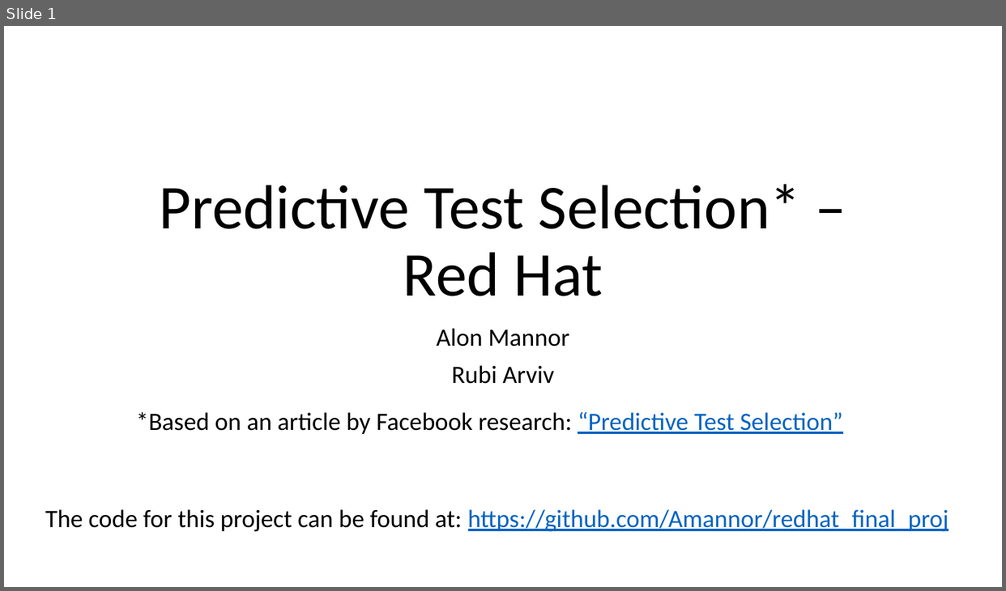
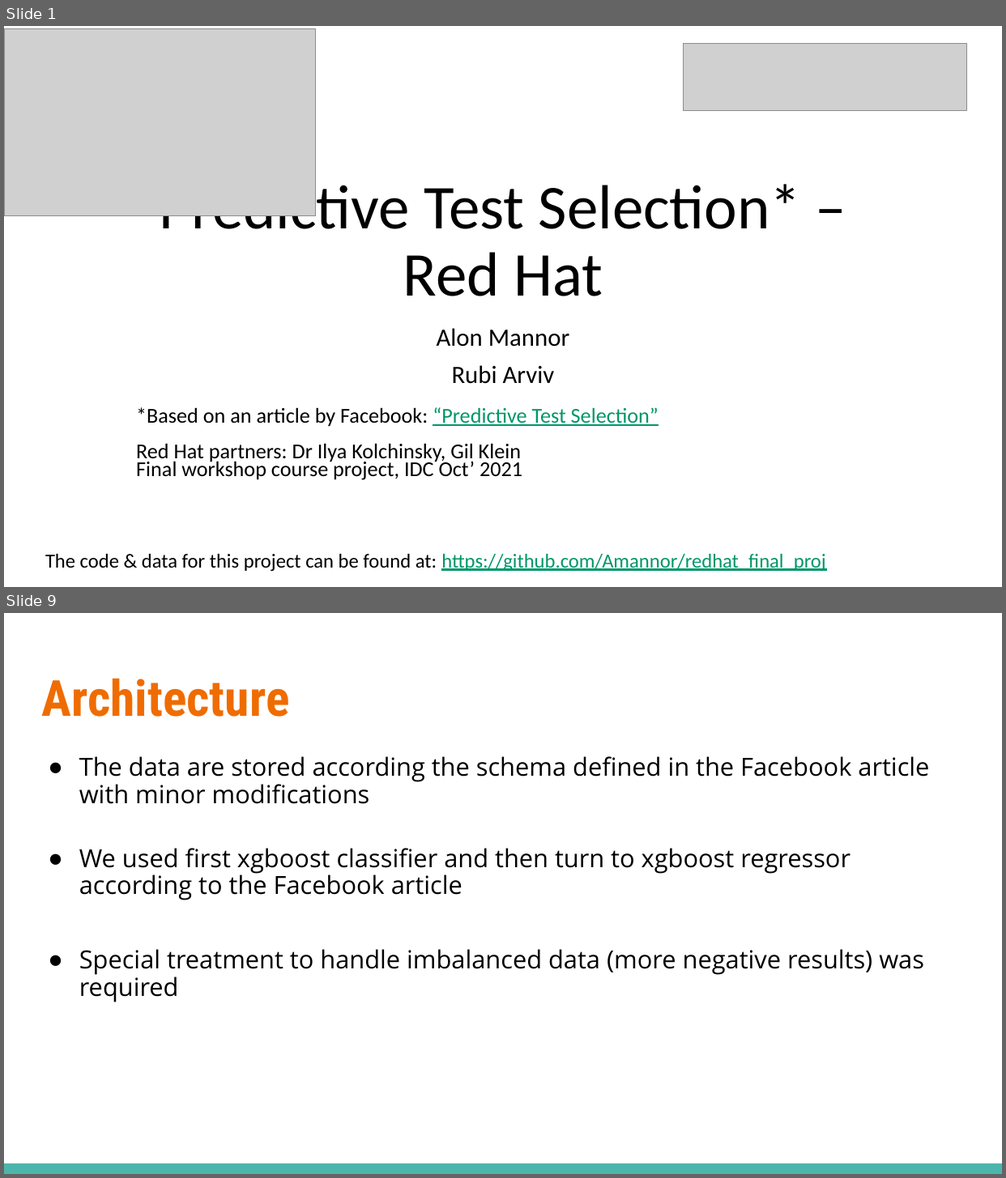
Before and after one commit to Amannor/redhat_final_proj, a slide deck: presentation/Demo_day_redhat_alon_rubi.pptx. Shown one above the other, each under a label of ours: slide 1 before the commit, slides 1 and 9 after it; the slides between them are not shown. The pictures are 1006x591 and 1006x1178 pixels, drawn with LibreOffice and Linux fonts; fonts in the diff are those of the drawing; grey boxes stand for pictures. Boxes give left, top, right and bottom in pixels: in the first picture for what was removed or moved away, otherwise in the second. Text is boxed around its words. In the diff, an @@ line names an element or a change of style, - is before the commit and + after.

```diff
--- a/presentation/Demo_day_redhat_alon_rubi.pptx
+++ b/presentation/Demo_day_redhat_alon_rubi.pptx
@@ slide 9 added at (4, 613, 1002, 1174), background #FFFFFF @@
@@ title added at (42, 678, 290, 717), 48 pt, text #EF6C00, bold @@
+Architecture
@@ text added at (79, 756, 929, 1003), 24 pt, text #000000 @@
+● The data are stored according the schema defined in the Facebook article with minor modifications
+● We used first xgboost classifier and then turn to xgboost regressor according to the Facebook article
+● Special treatment to handle imbalanced data (more negative results) was required
@@ rectangle added at (4, 1164, 1002, 1174), fill #4DB6AC @@
@@ slide 1 changed as well @@
@@ picture added at (4, 29, 316, 216) @@
@@ picture added at (684, 43, 967, 110) @@
@@ title "Predictive Test Selection* – Red ..." rewrapped from (159, 184, 801, 297) to (159, 177, 801, 297) @@
@@ text at (136, 408, 658, 480): text changed; size 24 to 20.4 pt @@
-*Based on an article by Facebook research: “Predictive Test Selection”
+*Based on an article by Facebook: “Predictive Test Selection”
+Red Hat partners: Dr Ilya Kolchinsky, Gil Klein
+Final workshop course project, IDC Oct’ 2021
@@ text at (45, 554, 825, 572): text changed; size 24 to 19.2 pt; text colour #0563C1 to #009668 @@
-The code for this project can be found at: https://github.com/Amannor/redhat_final_proj
+The code & data for this project can be found at: https://github.com/Amannor/redhat_final_proj
```
Also in this commit, not shown: 4 other slides changed, 9 other slides added, 5 slides removed.
